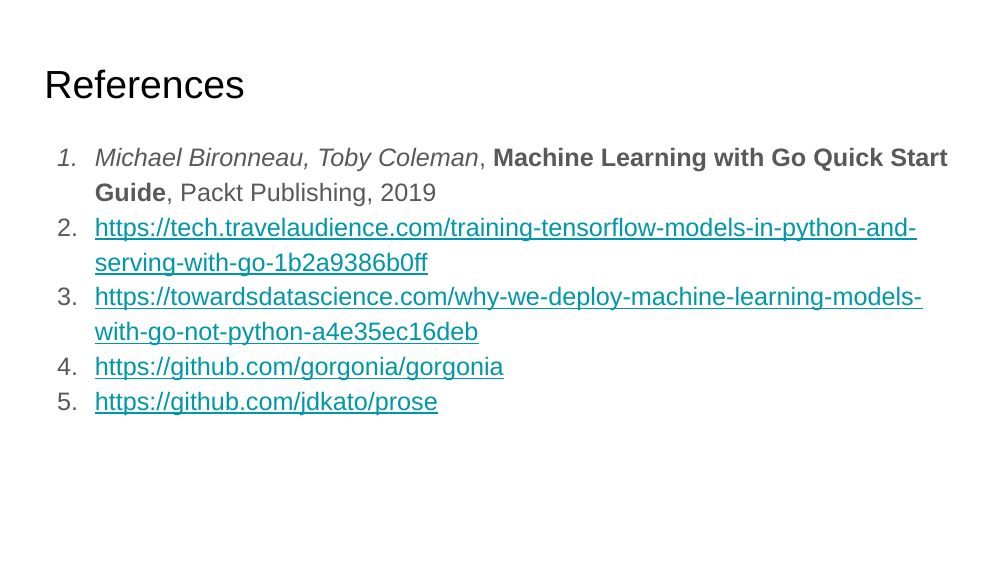
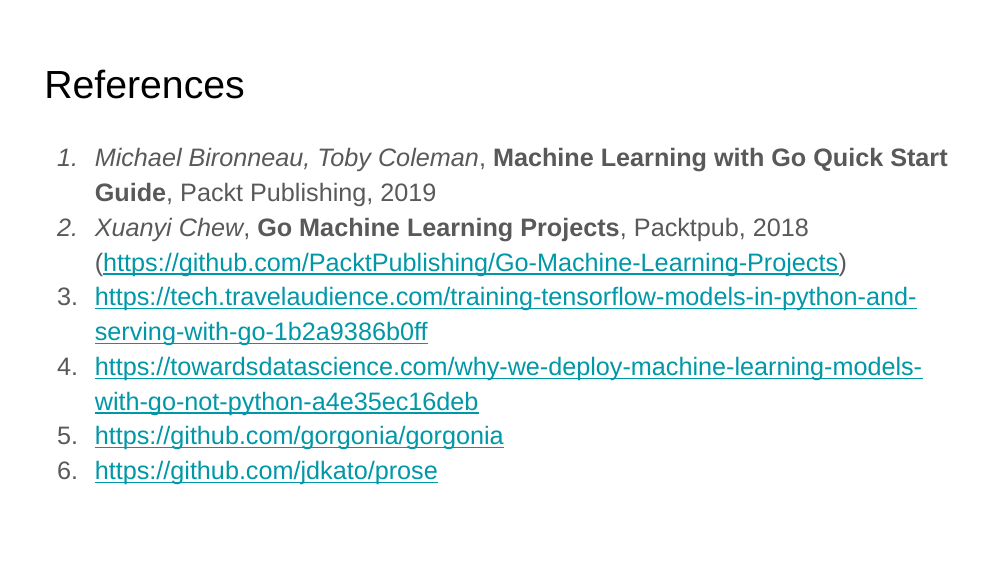
Before and after one commit to ephraimberkovitch/golang_ml, a slide deck: slide 20 of Go ML Meetup.pptx (slide 19 before the commit). Drawn at 1008x567 pixels with LibreOffice and Linux fonts; fonts in the diff are those of the drawing. Boxes give left, top, right and bottom in pixels: in the first picture for what was removed or moved away, otherwise in the second. Text is boxed around its words. In the diff, an @@ line names an element or a change of style, - is before the commit and + after.

```diff
--- a/Go ML Meetup.pptx
+++ b/Go ML Meetup.pptx
@@ text at (95, 217, 847, 276): paragraph added @@
+2. Xuanyi Chew, Go Machine Learning Projects, Packtpub, 2018 (https://github.com/PacktPublishing/Go-Machine-Learning-Projects)
```
Also in this commit, not shown: 3 other slides changed, 1 slide added, 7 other files.
